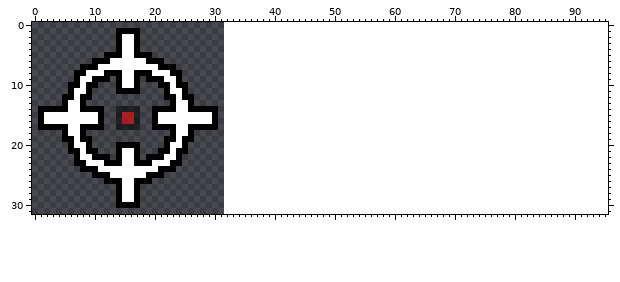
Two states of a sprite sheet, Assets/Sprites/Crosshair.png. This is how it looked before the edit.
The file is 32x32 pixels. The old version is drawn lined up with the new one, on the new canvas.
And afterwards:
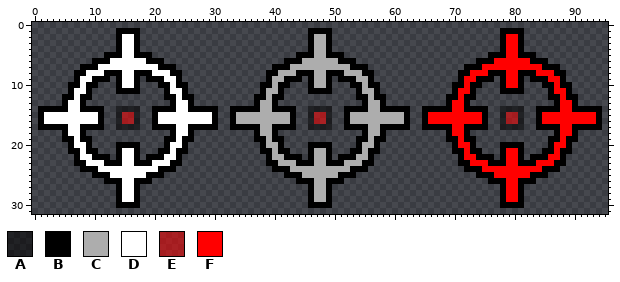
Palette (. is transparent): A #00000086  B #000000  C #adadad  D #ffffff  E #ff000089  F #ff0000
Difference:
canvas 32x32 -> 96x32
Changed rows in their new state; - is an unchanged pixel.
first column x 33:
 1 -------------BBBB----------------------------BBBB-------------
 2 -------------BCCB----------------------------BFFB-------------
 3 -------------BCCB----------------------------BFFB-------------
 4 -------------BCCB----------------------------BFFB-------------
 5 -----------BBBCCBBB------------------------BBBFFBBB-----------
 6 ---------BBBCCCCCCBBB--------------------BBBFFFFFFBBB---------
 7 -------BBBCCCCCCCCCCBBB----------------BBBFFFFFFFFFFBBB-------
 8 ------BBCCCBBBCCBBBCCCBB--------------BBFFFBBBFFBBBFFFBB------
 9 ------BCCBBB-BCCB-BBBCCB--------------BFFBBB-BFFB-BBBFFB------
10 -----BBCBB---BCCB---BBCBB------------BBFBB---BFFB---BBFBB-----
11 -----BCCB----BBBB----BCCB------------BFFB----BBBB----BFFB-----
12 ----BBCBB------------BBCBB----------BBFBB------------BBFBB----
13 ----BCCB--------------BCCB----------BFFB--------------BFFB----
14 BBBBBCCBBBB--AAAA--BBBBCCBBBBB--BBBBBFFBBBB--AAAA--BBBBFFBBBBB
15 BCCCCCCCCCB--AEEA--BCCCCCCCCCB--BFFFFFFFFFB--AEEA--BFFFFFFFFFB
16 BCCCCCCCCCB--AEEA--BCCCCCCCCCB--BFFFFFFFFFB--AEEA--BFFFFFFFFFB
17 BBBBBCCBBBB--AAAA--BBBBCCBBBBB--BBBBBFFBBBB--AAAA--BBBBFFBBBBB
18 ----BCCB--------------BCCB----------BFFB--------------BFFB----
19 ----BBCBB------------BBCBB----------BBFBB------------BBFBB----
20 -----BCCB----BBBB----BCCB------------BFFB----BBBB----BFFB-----
21 -----BBCBB---BCCB---BBCBB------------BBFBB---BFFB---BBFBB-----
22 ------BCCBBB-BCCB-BBBCCB--------------BFFBBB-BFFB-BBBFFB------
23 ------BBCCCBBBCCBBBCCCBB--------------BBFFFBBBFFBBBFFFBB------
24 -------BBBCCCCCCCCCCBBB----------------BBBFFFFFFFFFFBBB-------
25 ---------BBBCCCCCCBBB--------------------BBBFFFFFFBBB---------
26 -----------BBBCCBBB------------------------BBBFFBBB-----------
27 -------------BCCB----------------------------BFFB-------------
28 -------------BCCB----------------------------BFFB-------------
29 -------------BCCB----------------------------BFFB-------------
30 -------------BBBB----------------------------BBBB-------------
